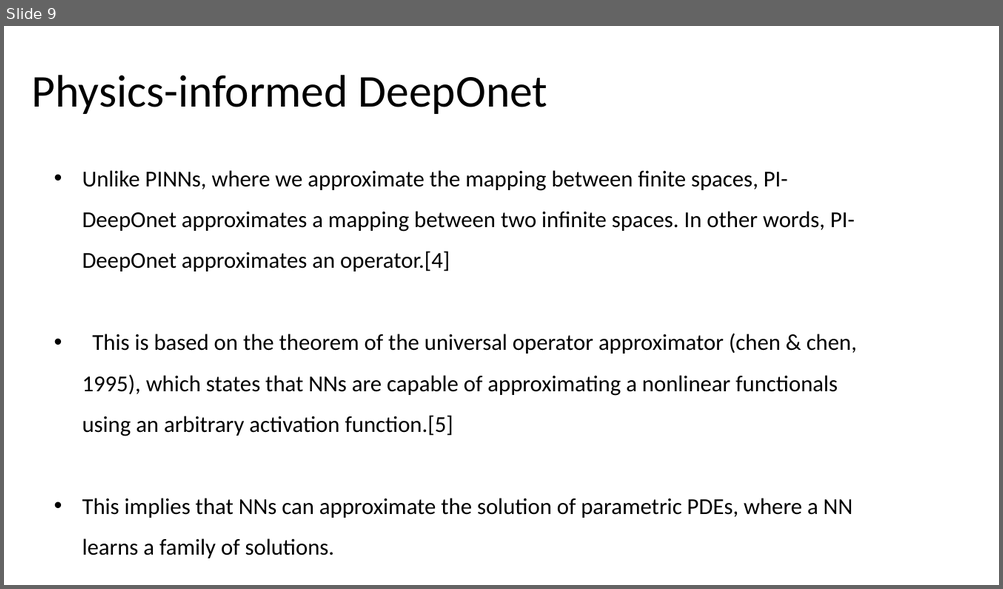
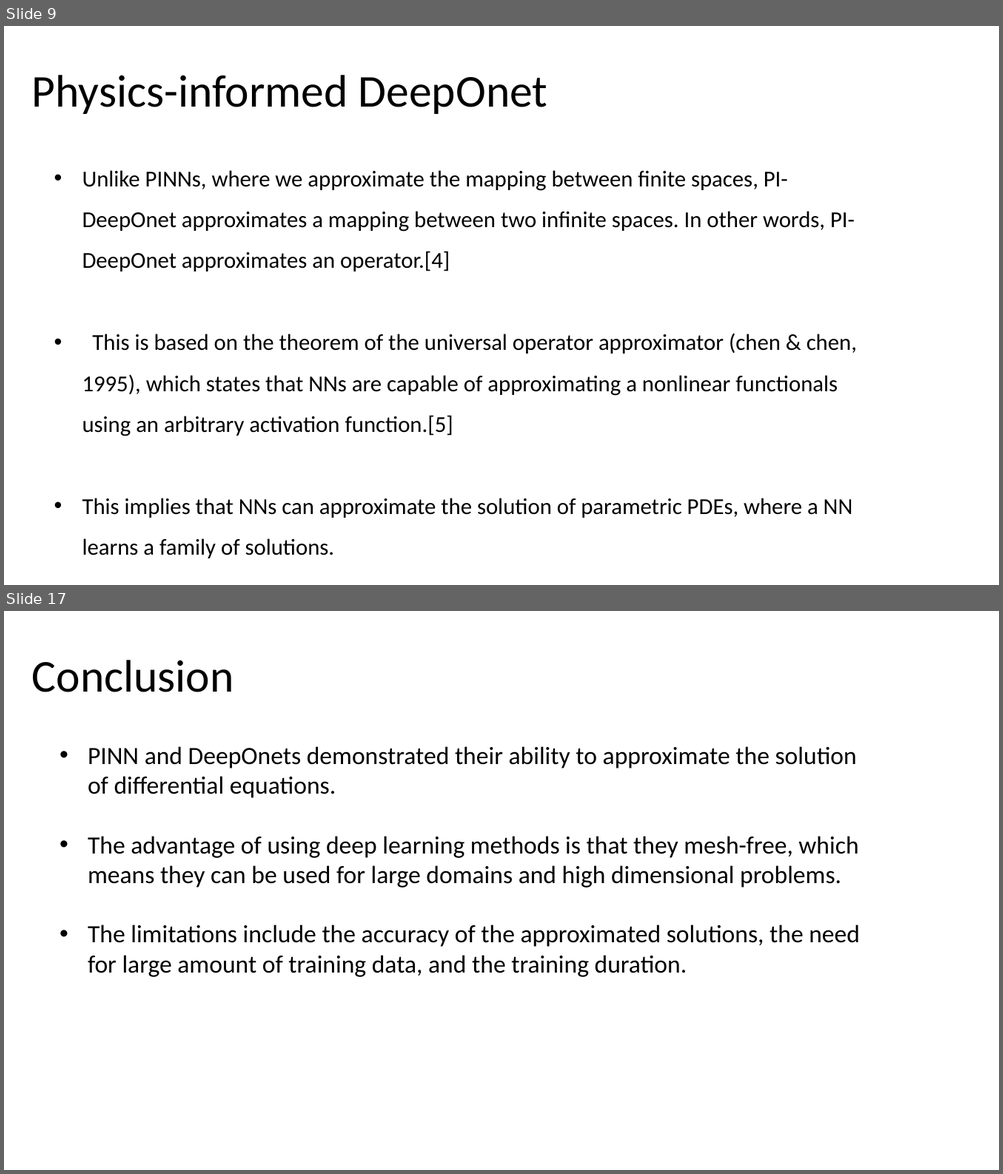
Before and after one commit to HashimAlSadah/MX-Project, a slide deck: ppt/Deep Learning Methods for Solving PDEs - MX CA Project.pptx. Shown one above the other, each under a label of ours: slide 9 before the commit, slides 9 and 17 after it; the slides between them are not shown. The pictures are 1003x589 and 1003x1174 pixels, drawn with LibreOffice and Linux fonts; fonts in the diff are those of the drawing. Boxes give left, top, right and bottom in pixels: in the first picture for what was removed or moved away, otherwise in the second. Text is boxed around its words. In the diff, an @@ line names an element or a change of style, - is before the commit and + after.

```diff
--- a/ppt/Deep Learning Methods for Solving PDEs - MX CA Project.pptx
+++ b/ppt/Deep Learning Methods for Solving PDEs - MX CA Project.pptx
@@ slide 17 added at box(4, 611, 999, 1170), background #FFFFFF @@
@@ title added at box(32, 660, 234, 692), 44 pt, text #000000 @@
+Conclusion
@@ text added at box(88, 746, 859, 977), 24 pt, text #000000 @@
+• PINN and DeepOnets demonstrated their ability to approximate the solution of differential equations.
+• The advantage of using deep learning methods is that they mesh-free, which means they can be used for large domains and high dimensional problems.
+• The limitations include the accuracy of the approximated solutions, the need for large amount of training data, and the training duration.
```
Also in this commit, not shown: 2 slides changed, 7 other slides added, 1 slide removed.
